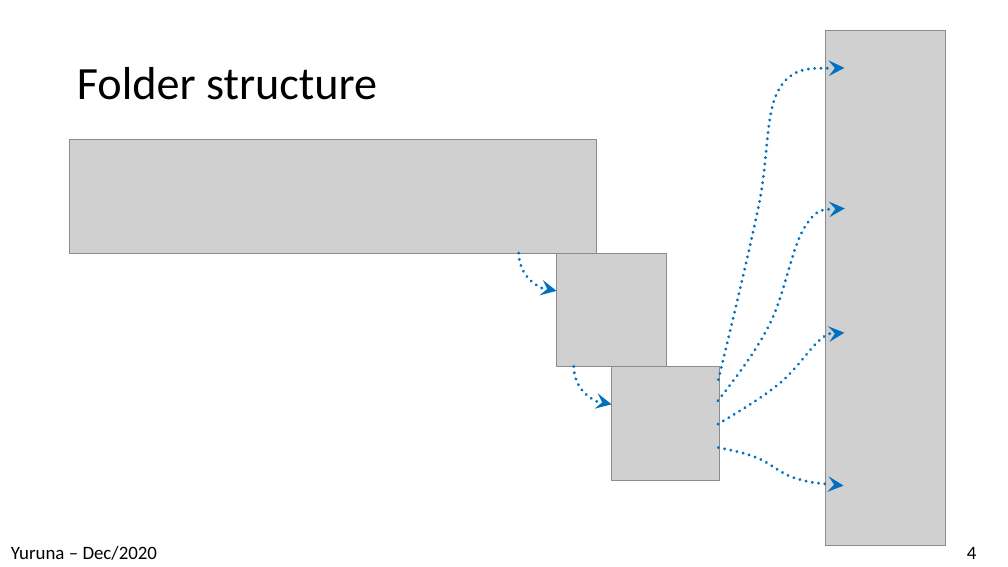
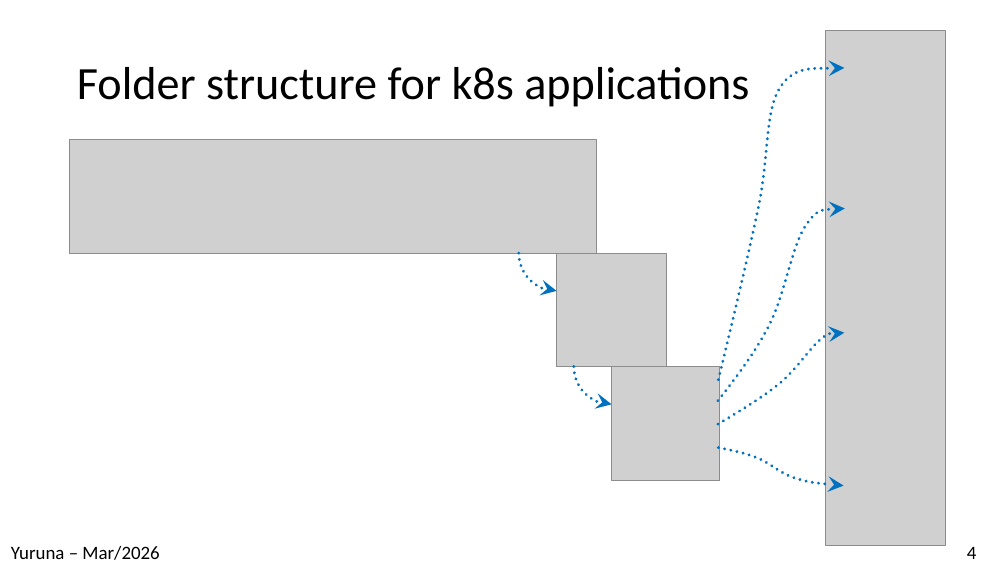
Before and after one commit to alissonsol/yuruna, a slide deck: slide 4 of docs/yuruna.pptx. Drawn at 1008x567 pixels with LibreOffice and Linux fonts; fonts in the diff are those of the drawing; grey boxes stand for pictures. Boxes give left, top, right and bottom in pixels: in the first picture for what was removed or moved away, otherwise in the second. Text is boxed around its words. In the diff, an @@ line names an element or a change of style, - is before the commit and + after.

```diff
--- a/docs/yuruna.pptx
+++ b/docs/yuruna.pptx
@@ title at [77,67,749,107]: text changed @@
-Folder structure
+Folder structure for k8s applications
@@ text at [11,546,159,560]: text changed @@
-Yuruna – Dec/2020
+Yuruna – Mar/2026
```
Also in this commit, not shown: 17 other slides changed, 7 other files.
